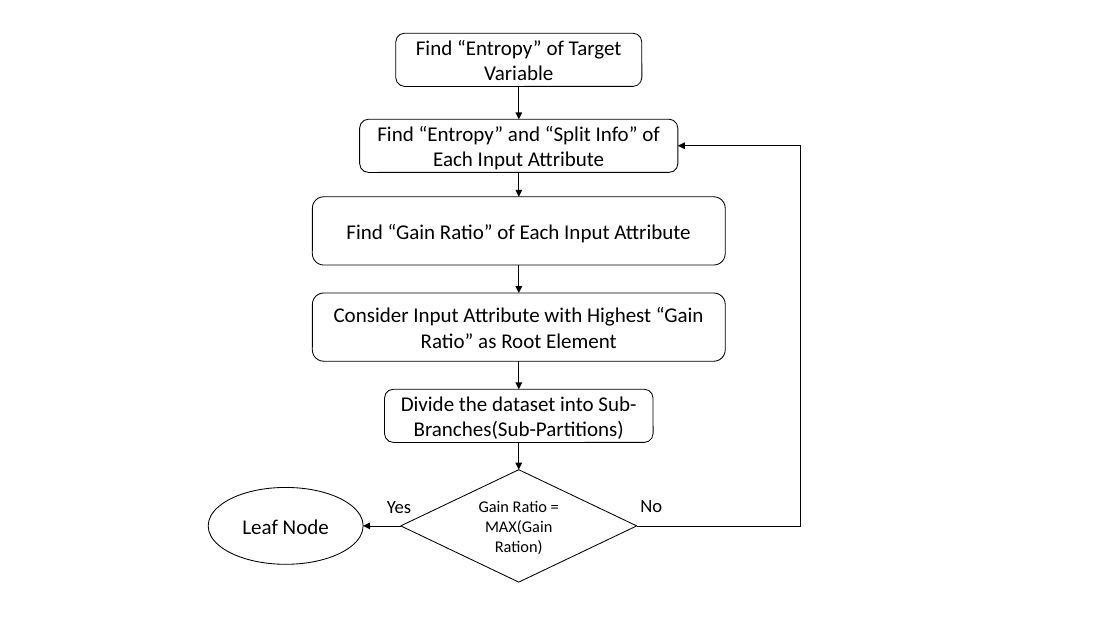
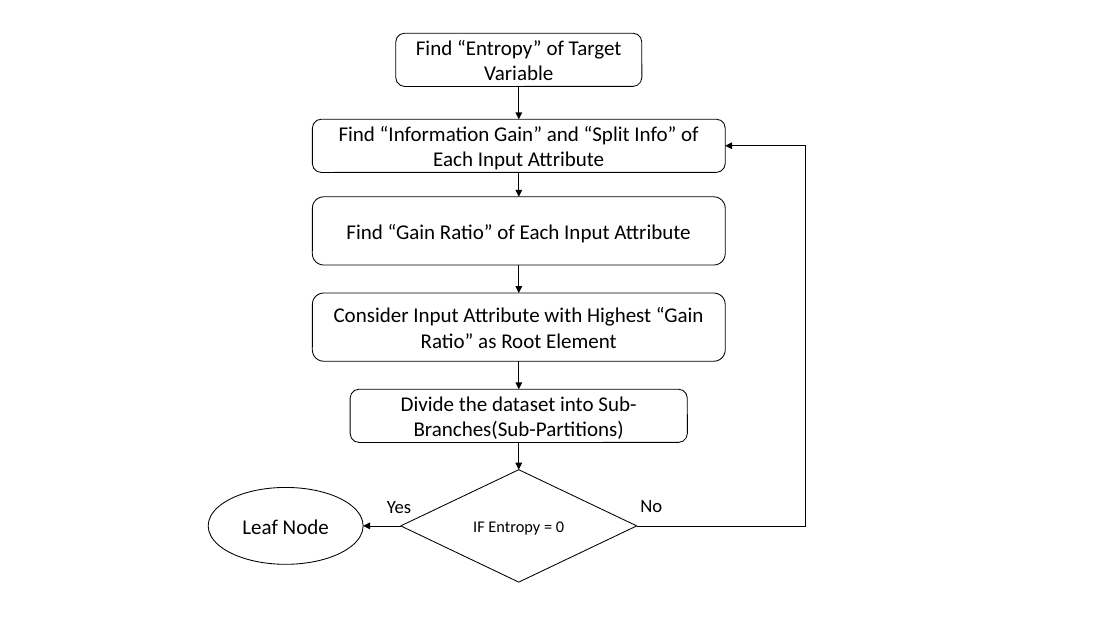
Before and after one commit to MJ029/Machine-Learning-101, a slide deck: slide 2 of 4-Classification Models/Decision Trees/References/C4.5 - Data Preperation.pptx. Drawn at 1120x630 pixels with LibreOffice and Linux fonts; fonts in the diff are those of the drawing. Boxes give left, top, right and bottom in pixels: in the first picture for what was removed or moved away, otherwise in the second. Text is boxed around its words. In the diff, an @@ line names an element or a change of style, - is before the commit and + after.

```diff
--- a/4-Classification Models/Decision Trees/References/C4.5 - Data Preperation.pptx
+++ b/4-Classification Models/Decision Trees/References/C4.5 - Data Preperation.pptx
@@ rounded rectangle "Find “Information Gain” and “Split ...": place and size @@
-rounded rectangle "Find “Information Gain” and “Split ..." at [360,119,678,172]
+rounded rectangle "Find “Information Gain” and “Split ..." at [313,119,726,172]
@@ text in rounded rectangle at [339,126,698,173]: text changed @@
-Find “Entropy” and “Split Info” of Each Input Attribute
+Find “Information Gain” and “Split Info” of Each Input Attribute
@@ elbow arrow moved from (637, 526) - (678, 146) to (637, 526) - (725, 146) @@
@@ rounded rectangle "Divide the dataset into Sub-Branches(Sub-Partitions)": place and size @@
-rounded rectangle "Divide the dataset into Sub-Branches(Sub-Partitions)" at [385,389,654,442]
+rounded rectangle "Divide the dataset into Sub-Branches(Sub-Partitions)" at [350,389,687,442]
@@ text in diamond at [473,521,564,535]: text changed @@
-Gain Ratio = MAX(Gain Ration)
+IF Entropy = 0
```
Also in this commit, not shown: 3 other slides changed, 1 slide added, 53 other files.
